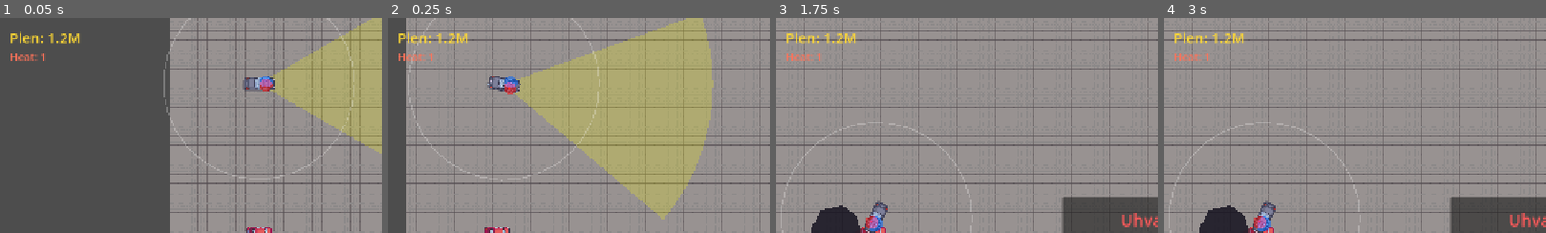
Above: before the commit, frames 1-4 (left to right).
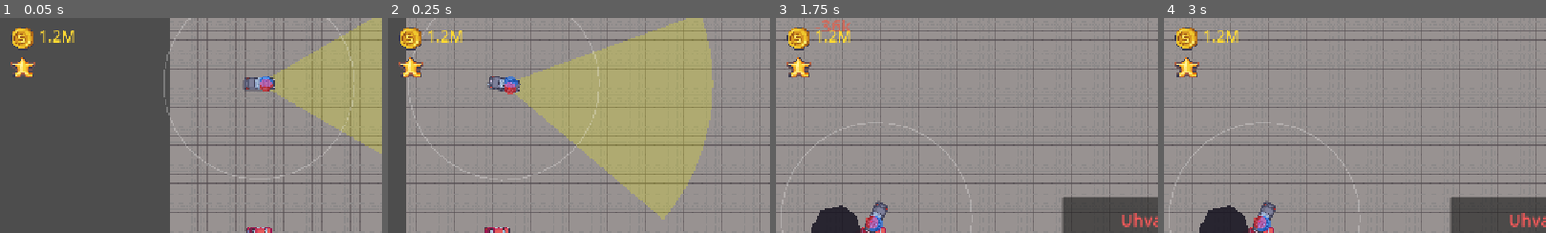
Above: after the commit, the same moments.

Repository: Gubari/Getaway-Racing
Game: Godot game, scene res://scenes/main/main.tscn
The game is run twice, just before and just after one commit, with the same random seed, the same clock (stepped at 60 frames per second) and the same inputs.
Inputs (mouse positions are % of the whole screen's width and height, from its top left):
- Up to frame 1 (0.05 s): no input
- Up to frame 2 (0.25 s): no input
- Up to frame 3 (1.75 s): drag from (41, 90) to (94, 50) at 0.52 s; drag from (50, 90) to (94, 50) at 1.27 s
- Up to frame 4 (3 s): move the mouse to (59, 90) at 2.02 s; hold D (steer_right) 2.03-2.75 s; tap W (gas) at 2.1 s; click (59, 90) at 2.17 s; tap Enter at 2.75 s; drag from (45, 70) to (8, 50) at 2.77 s
The pictures show only the part of the screen within x 0-50%, y 0-50%; the shares and areas given below are measured in that part.

The runs differ from the first frame. In frame 1, 1.4% of the frame differs, in the area x 2-21%, y 4-28%; in frame 2, 1.4%; in frame 3, 1.6%, in the area x 2-21%, y 0-28%; in frame 4, 1.4%.

Commit message:
UI Stvarcice

Diff:
--- /dev/null
+++ b/scenes/effects/coin.gd
@@ -0,0 +1,49 @@
+extends Node2D
+## Novcic ($ iz UI sheet-a) koji ISPADNE iz auta na sudar: skok (parabola) + drift
+## + senka + fade. Cisto vizuelni juice. Vlasnik: B. Pozovi launch() posle spawn-a.
+
+const SHEET := preload("res://assets/sprites/ui/Modern_UI_Style_2_32x32.png")
+const COIN_REGION := Rect2(294, 776, 48, 48)   # veliki $ novcic, prikazan malen
+
+@export var size_px: float = 18.0
+@export var lifetime: float = 1.2
+@export var gravity: float = 1000.0
+
+var _vel: Vector2 = Vector2.ZERO   # horizontalni drift
+var _h: float = 0.0                # fake visina (skok)
+var _vh: float = 0.0               # brzina po visini
+var _age: float = 0.0
+
+func _ready() -> void:
+	texture_filter = CanvasItem.TEXTURE_FILTER_NEAREST
+
+## Izbaci novcic: skok nagore + nasumican drift u stranu.
+func launch() -> void:
+	_vel = Vector2.from_angle(randf() * TAU) * randf_range(40.0, 140.0)
+	_vh = randf_range(240.0, 380.0)
+	_h = 1.0
+
+func _process(delta: float) -> void:
+	_age += delta
+	_vh -= gravity * delta
+	_h += _vh * delta
+	if _h <= 0.0:
+		_h = 0.0
+		_vh = -_vh * 0.4 if _vh < -60.0 else 0.0   # mali odskok pa miruje
+	position += _vel * delta
+	_vel = _vel.move_toward(Vector2.ZERO, 260.0 * delta)
+	queue_redraw()
+	if _age >= lifetime:
+		queue_free()
+
+func _draw() -> void:
+	var a := 1.0
+	var fade := lifetime * 0.35
+	if _age > lifetime - fade:
+		a = clampf((lifetime - _age) / fade, 0.0, 1.0)
+	# senka na tlu (veca kad je novcic nize)
+	var shadow := size_px * (0.42 - 0.12 * clampf(_h / 30.0, 0.0, 1.0))
+	draw_circle(Vector2(0, 1), shadow, Color(0, 0, 0, 0.22 * a))
+	# novcic podignut za _h (skok)
+	var dest := Rect2(-size_px * 0.5, -size_px * 0.5 - _h, size_px, size_px)
+	draw_texture_rect_region(SHEET, dest, COIN_REGION, Color(1, 1, 1, a))
--- /dev/null
+++ b/scenes/effects/coin.tscn
@@ -0,0 +1,6 @@
+[gd_scene load_steps=2 format=3]
+
+[ext_resource type="Script" path="res://scenes/effects/coin.gd" id="1"]
+
+[node name="Coin" type="Node2D"]
+script = ExtResource("1")
--- /dev/null
+++ b/scenes/effects/loot_burst.gd
@@ -0,0 +1,19 @@
+extends Node2D
+## Na sudar IGRACA (GameState.crash_detected) izbaci nekoliko novcica iz auta.
+## Cisto vizuelni juice (plen "ispada"). Vlasnik: B.
+
+@export var coin_scene: PackedScene
+@export var coins_per_hit: int = 6
+
+func _ready() -> void:
+	GameState.crash_detected.connect(_on_crash)
+
+func _on_crash(_penalty: float) -> void:
+	var player := get_tree().get_first_node_in_group(Constants.GROUP_PLAYER)
+	if player == null or coin_scene == null:
+		return
+	for i in coins_per_hit:
+		var coin := coin_scene.instantiate()
+		get_tree().current_scene.add_child(coin)
+		coin.global_position = player.global_position
+		coin.launch()
--- a/scenes/main/main.tscn
+++ b/scenes/main/main.tscn
@@ -14,6 +14,8 @@
 [ext_resource type="Resource" uid="uid://pw0lr6j6l6o8" path="res://resources/cards/nitro.tres" id="11"]
 [ext_resource type="Resource" uid="uid://p3dmeg04qw3b" path="res://resources/cards/barikada.tres" id="12"]
 [ext_resource type="Script" path="res://scenes/police/police_spawner.gd" id="13"]
+[ext_resource type="Script" path="res://scenes/effects/loot_burst.gd" id="14"]
+[ext_resource type="PackedScene" path="res://scenes/effects/coin.tscn" id="15"]
 
 [node name="Main" type="Node2D" unique_id=1089452316]
 script = ExtResource("1")
@@ -46,6 +48,10 @@
 script = ExtResource("13")
 police_scene = ExtResource("3")
 
+[node name="LootBurst" type="Node2D" parent="."]
+script = ExtResource("14")
+coin_scene = ExtResource("15")
+
 [node name="Garage" parent="." unique_id=1636931700 instance=ExtResource("7")]
 position = Vector2(1306, 803)
 
--- /dev/null
+++ b/scenes/ui/heat_stars.gd
@@ -0,0 +1,30 @@
+extends Control
+## Heat kao zvezdice (wanted level): broj zvezdica = GameState.heat_level.
+## heat 0 = nijedna; svaka sledeca pojavljuje 1 zvezdu vise.
+## Sprite: Modern_UI_Style_2_32x32.png -> red 2, kol 13 (zlatna zvezda). Vlasnik: B.
+
+const SHEET := preload("res://assets/sprites/ui/Modern_UI_Style_2_32x32.png")
+const TILE := 32
+const STAR := Rect2(12 * TILE, 1 * TILE, TILE, TILE)   # red 2, kol 13 (puna zlatna zvezda)
+
+@export var max_stars: int = 5
+@export var star_size: float = 30.0
+@export var gap: float = 4.0
+
+var _heat: int = 0
+
+func _ready() -> void:
+	texture_filter = CanvasItem.TEXTURE_FILTER_NEAREST   # ostri pikseli
+	custom_minimum_size = Vector2(max_stars * (star_size + gap), star_size)
+	GameState.heat_changed.connect(_on_heat_changed)
+	_heat = GameState.heat_level
+	queue_redraw()
+
+func _on_heat_changed(level: int) -> void:
+	_heat = level
+	queue_redraw()
+
+func _draw() -> void:
+	for i in mini(_heat, max_stars):
+		var dest := Rect2(Vector2(i * (star_size + gap), 0.0), Vector2(star_size, star_size))
+		draw_texture_rect_region(SHEET, dest, STAR)
--- /dev/null
+++ b/scenes/ui/heat_stars.tscn
@@ -0,0 +1,9 @@
+[gd_scene format=3 uid="uid://day8me5mnlxyd"]
+
+[ext_resource type="Script" uid="uid://lxhcmfrjqttu" path="res://scenes/ui/heat_stars.gd" id="1"]
+
+[node name="HeatStars" type="Control" unique_id=2088034546]
+layout_mode = 3
+anchors_preset = 0
+script = ExtResource("1")
+star_size = 50.0
--- a/scenes/ui/hud.tscn
+++ b/scenes/ui/hud.tscn
@@ -3,6 +3,8 @@
 [ext_resource type="Script" uid="uid://dg0w81mtrug08" path="res://scenes/ui/hud.gd" id="1"]
 [ext_resource type="PackedScene" uid="uid://dctq1ea7f8kuq" path="res://scenes/ui/touch_controls.tscn" id="2"]
 [ext_resource type="PackedScene" path="res://scenes/cards/ability_bar.tscn" id="3"]
+[ext_resource type="PackedScene" uid="uid://day8me5mnlxyd" path="res://scenes/ui/heat_stars.tscn" id="4"]
+[ext_resource type="PackedScene" path="res://scenes/ui/loot_display.tscn" id="5"]
 
 [node name="HUD" type="CanvasLayer" unique_id=500711014]
 script = ExtResource("1")
@@ -17,6 +19,7 @@
 mouse_filter = 2
 
 [node name="LootLabel" type="Label" parent="Control" unique_id=89691889]
+visible = false
 layout_mode = 0
 offset_left = 16.0
 offset_top = 16.0
@@ -26,7 +29,16 @@
 theme_override_font_sizes/font_size = 24
 text = "Plen: 100k"
 
+[node name="LootDisplay" parent="Control" unique_id=1551942288 instance=ExtResource("5")]
+anchors_preset = 0
+offset_left = 16.0
+offset_top = 12.0
+offset_right = 280.0
+offset_bottom = 50.0
+icon_size = 41.0
+
 [node name="HeatLabel" type="Label" parent="Control" unique_id=1934399484]
+visible = false
 layout_mode = 0
 offset_left = 16.0
 offset_top = 52.0
@@ -35,6 +47,14 @@
 theme_override_colors/font_color = Color(1, 0.45, 0.35, 1)
 theme_override_font_sizes/font_size = 18
 text = "Heat: 0"
+
+[node name="HeatStars" parent="Control" unique_id=301753524 instance=ExtResource("4")]
+layout_mode = 0
+offset_left = 16.0
+offset_top = 60.0
+offset_right = 160.0
+offset_bottom = 92.0
+star_size = 45.0
 
 [node name="WinPanel" type="PanelContainer" parent="Control" unique_id=1362548542]
 visible = false
--- /dev/null
+++ b/scenes/ui/loot_display.gd
@@ -0,0 +1,64 @@
+extends Control
+## Prikaz plena: $ novcic + iznos, sa juice na GUBITAK (crveni bljesak + trzaj +
+## leteci "-Xk" koji odlebdi). Sluša GameState.loot_changed. Vlasnik: B.
+
+const SHEET := preload("res://assets/sprites/ui/Modern_UI_Style_2_32x32.png")
+const COIN_REGION := Rect2(294, 776, 48, 48)
+const GOLD := Color(1, 0.85, 0.2)
+const FLASH := Color(1, 0.3, 0.2)
+
+@export var icon_size: float = 34.0
+@export var font_size: int = 26
+@export var loss_font_size: int = 30   # velicina letecih "-Xk" brojeva
+
+var _amount: float = 0.0
+var _flash: float = 0.0
+var _shake: float = 0.0
+
+@onready var _label: Label = $Amount
+
+func _ready() -> void:
+	texture_filter = CanvasItem.TEXTURE_FILTER_NEAREST
+	_label.add_theme_font_size_override("font_size", font_size)
+	_label.add_theme_color_override("font_color", GOLD)
+	_label.position = Vector2(icon_size + 8.0, 0.0)
+	_amount = GameState.loot_amount
+	_label.text = GameState.format_loot(_amount)
+	GameState.loot_changed.connect(_on_loot_changed)
+
+func _on_loot_changed(value: float) -> void:
+	var delta := value - _amount
+	_amount = value
+	_label.text = GameState.format_loot(_amount)
+	if delta < -0.5:
+		_flash = 1.0
+		_shake = 1.0
+		_spawn_floating(-delta)
+
+func _process(delta: float) -> void:
+	if _flash <= 0.0 and _shake <= 0.0:
+		return
+	_flash = maxf(0.0, _flash - delta * 3.0)
+	_shake = maxf(0.0, _shake - delta * 4.5)
+	_label.add_theme_color_override("font_color", GOLD.lerp(FLASH, _flash))
+	var base := Vector2(icon_size + 8.0, 0.0)
+	_label.position = base + Vector2(randf_range(-1.0, 1.0), randf_range(-1.0, 1.0)) * _shake * 5.0
+
+func _draw() -> void:
+	draw_texture_rect_region(SHEET, Rect2(0.0, 0.0, icon_size, icon_size), COIN_REGION)
+
+## Leteci "-Xk" koji odlebdi nagore i izbledi.
+func _spawn_floating(amount_lost: float) -> void:
+	var fl := Label.new()
+	fl.text = "-" + GameState.format_loot(amount_lost)
+	fl.add_theme_font_size_override("font_size", loss_font_size)
+	fl.add_theme_color_override("font_color", FLASH)
+	fl.position = Vector2(icon_size + 8.0, -2.0)
+	fl.pivot_offset = Vector2(20.0, float(loss_font_size) * 0.5)
+	fl.scale = Vector2(1.5, 1.5)   # pop pa se smiri
+	add_child(fl)
+	var tw := create_tween().set_parallel(true)
+	tw.tween_property(fl, "position:y", -42.0, 0.9)
+	tw.tween_property(fl, "modulate:a", 0.0, 0.9)
+	tw.tween_property(fl, "scale", Vector2.ONE, 0.2).set_trans(Tween.TRANS_BACK).set_ease(Tween.EASE_OUT)
+	tw.chain().tween_callback(fl.queue_free)
--- /dev/null
+++ b/scenes/ui/loot_display.tscn
@@ -0,0 +1,11 @@
+[gd_scene load_steps=2 format=3]
+
+[ext_resource type="Script" path="res://scenes/ui/loot_display.gd" id="1"]
+
+[node name="LootDisplay" type="Control"]
+script = ExtResource("1")
+
+[node name="Amount" type="Label" parent="."]
+offset_left = 42.0
+offset_right = 240.0
+offset_bottom = 34.0
Not shown, added: scenes/effects/coin.gd.uid
Not shown, added: scenes/effects/loot_burst.gd.uid
Not shown, added: scenes/ui/heat_stars.gd.uid
Not shown, added: scenes/ui/loot_display.gd.uid
